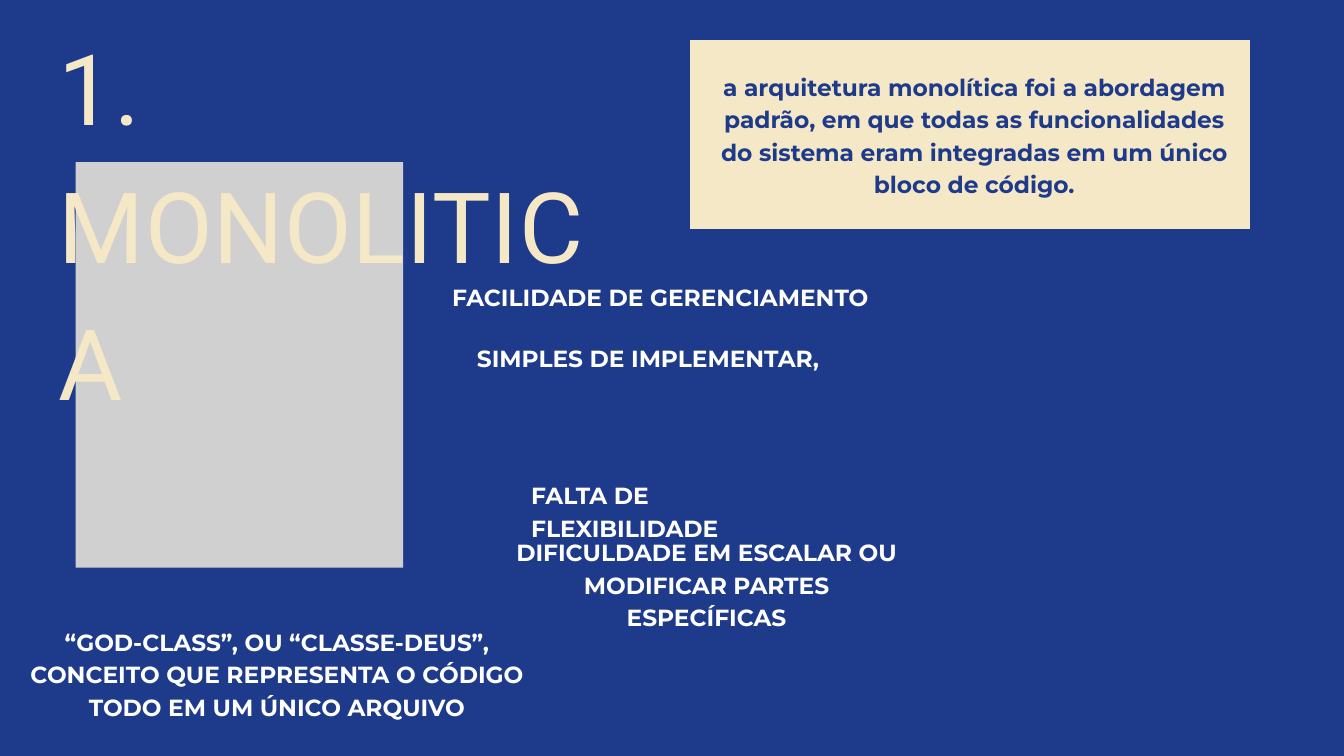
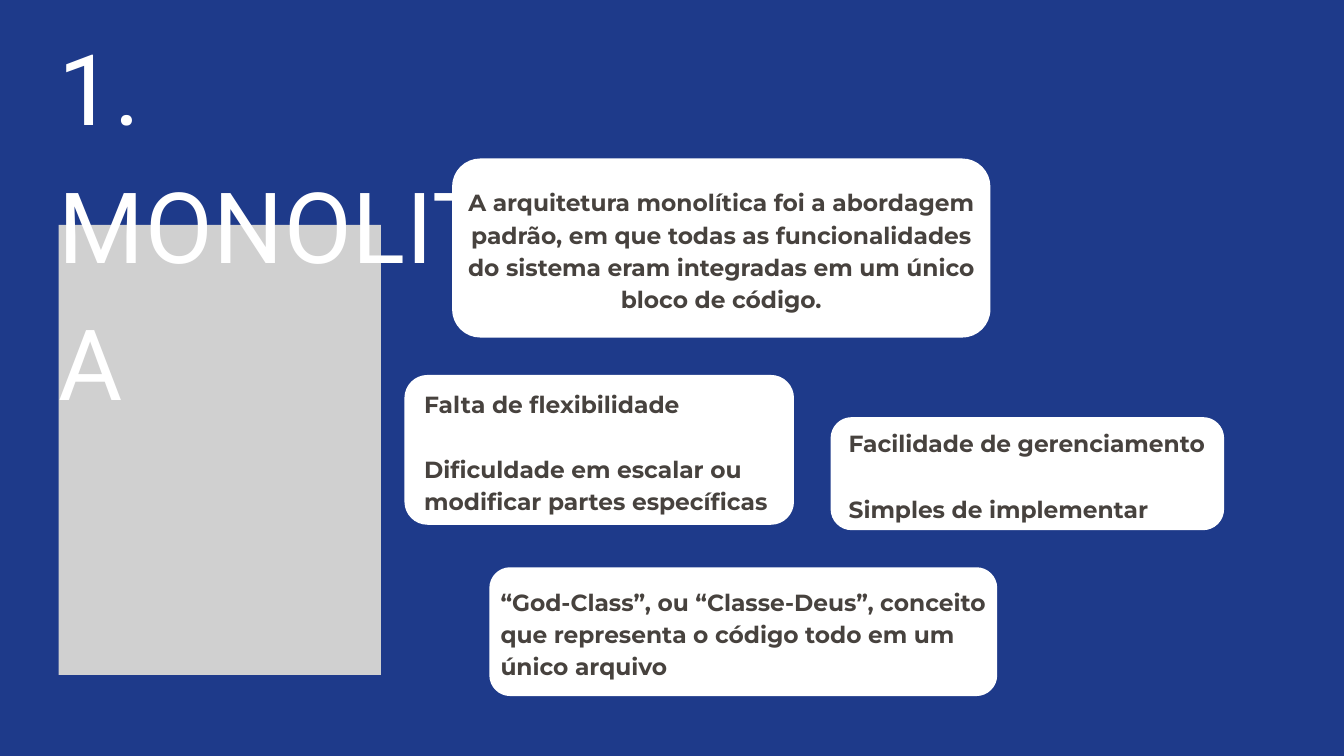
Before and after one commit to Liche008/Eng-Soft2-Grupo2, a slide deck: slide 7 of Apresentacao.pptx. Drawn at 1344x756 pixels with LibreOffice and Linux fonts; fonts in the diff are those of the drawing; grey boxes stand for pictures. Boxes give left, top, right and bottom in pixels: in the first picture for what was removed or moved away, otherwise in the second. Text is boxed around its words. In the diff, an @@ line names an element or a change of style, - is before the commit and + after.

```diff
--- a/Apresentacao.pptx
+++ b/Apresentacao.pptx
@@ text "1. MONOLITICA" at (59, 54, 141, 126): text colour #F5E8C7 to #FFFFFF @@
@@ freeform shape added at (452, 159, 991, 337), fill #FFFFFF @@
@@ text at (468, 192, 974, 313): text changed; text colour #1E3A8A to #47423E @@
-a arquitetura monolítica foi a abordagem padrão, em que todas as funcionalidades do sistema eram integradas em um único bloco de código.
+A arquitetura monolítica foi a abordagem padrão, em que todas as funcionalidades do sistema eram integradas em um único bloco de código.
@@ picture: place and size @@
-picture at (75, 162, 403, 567)
+picture at (58, 225, 381, 675)
@@ text removed at (452, 289, 868, 307) @@
-FACILIDADE DE GERENCIAMENTO
@@ freeform shape added at (405, 375, 794, 525), fill #FFFFFF @@
@@ text at (424, 394, 767, 515): text changed; text colour #FFFFFF to #47423E @@
-FALTA DE FLEXIBILIDADE
+Falta de flexibilidade
+Dificuldade em escalar ou modificar partes específicas
@@ freeform shape: place and size @@
-freeform shape at (689, 40, 1249, 229)
+freeform shape at (831, 417, 1224, 530)
@@ freeform shape at (831, 417, 1224, 530): fill #F5E8C7 to #FFFFFF @@
@@ text at (849, 433, 1205, 523): text changed; text colour #FFFFFF to #47423E @@
-SIMPLES DE IMPLEMENTAR,
+Facilidade de gerenciamento
+Simples de implementar
@@ freeform shape added at (489, 567, 997, 696), fill #FFFFFF @@
@@ text removed at (516, 544, 897, 627) @@
-DIFICULDADE EM ESCALAR OU MODIFICAR PARTES ESPECÍFICAS
@@ text at (501, 592, 985, 680): text changed; text colour #FFFFFF to #47423E @@
-“GOD-CLASS”, OU “CLASSE-DEUS”, CONCEITO QUE REPRESENTA O CÓDIGO TODO EM UM ÚNICO ARQUIVO
+“God-Class”, ou “Classe-Deus”, conceito que representa o código todo em um único arquivo
```
Also in this commit, not shown: 10 other slides changed, 7 slides added, 7 slides removed.
